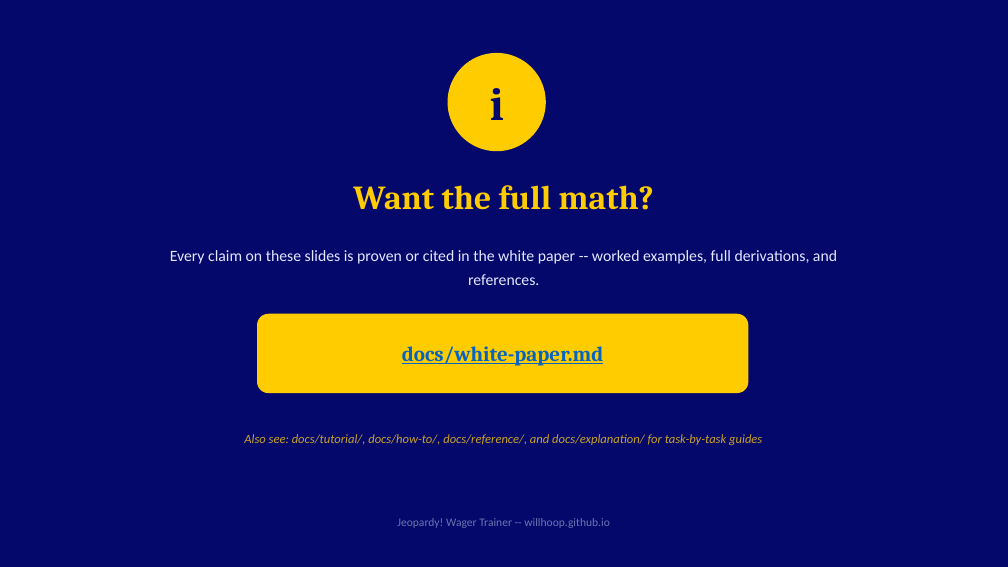
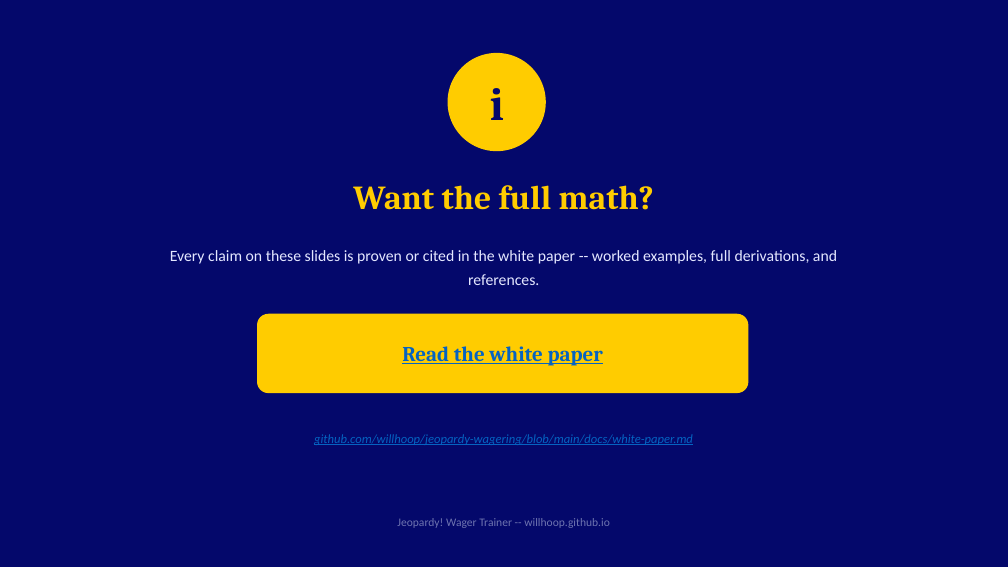
Before and after one commit to willhoop/jeopardy-wagering, a slide deck: slide 12 of docs/deck.pptx. Drawn at 1008x567 pixels with LibreOffice and Linux fonts; fonts in the diff are those of the drawing. Boxes give left, top, right and bottom in pixels: in the first picture for what was removed or moved away, otherwise in the second. Text is boxed around its words. In the diff, an @@ line names an element or a change of style, - is before the commit and + after.

```diff
--- a/docs/deck.pptx
+++ b/docs/deck.pptx
@@ text at <box>402,346,603,366</box>: text changed @@
-docs/white-paper.md
+Read the white paper
@@ text at <box>314,434,693,445</box>: text changed; text colour #C9A227 to #0563C1 @@
-Also see: docs/tutorial/, docs/how-to/, docs/reference/, and docs/explanation/ for task-by-task guides
+github.com/willhoop/jeopardy-wagering/blob/main/docs/white-paper.md
```
Also in this commit, not shown: 4 other slides changed, 1 slide added, 1 slide removed, 41 other files.
